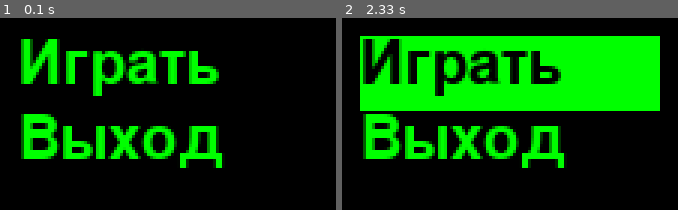
Above: before the commit, frames 1-2 (left to right).
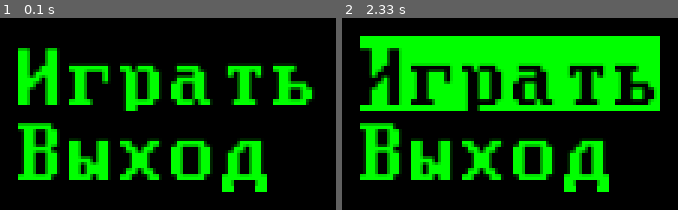
Above: after the commit, the same moments.

Repository: MaximElkinson/Pygame_SuperProject
Game: pygame game, started from игра.py
Two runs of this game, one before a commit and one after it. Both use one fixed random seed, a clock stepped at 60 frames per second and the inputs below.
Inputs (mouse positions are in pixels of both pictures, inside the frame that each line leads up to):
- Up to frame 1 (0.1 s): no input
- Up to frame 2 (2.33 s): click "Играть" at 0.38 s; click (outside the picture) at 0.72 s; click "Играть" at 2.05 s

The runs differ from the first frame. In frame 1, 29% of the frame differs, in the area x 5-94%, y 10-91%; in frame 2, 29%.

Commit message:
Update игра.py

Diff:
--- a/игра.py
+++ b/игра.py
@@ -1,4 +1,7 @@
 import pygame
+
+pygame.init()
+main_font = pygame.font.Font("cool pixel font.ttf", 30)
 
 
 class Button:
@@ -34,8 +37,7 @@
         screen.fill(pygame.Color(color1), pygame.Rect(self.pos_x, self.pos_y,
                                                       self.size_x, self.size_y))
         # Пишем текст на кнопке
-        font = pygame.font.Font(None, 30)
-        text = font.render(self.text, True, color2)
+        text = main_font.render(self.text, True, color2)
         screen.blit(text, (self.pos_x, self.pos_y))
 
     def get_pos(self):
@@ -59,7 +61,6 @@
 
 
 if __name__ == '__main__':
-    pygame.init()
     pygame.display.set_caption('Игра')
     size = width, height = 800, 400
     screen = pygame.display.set_mode(size)
